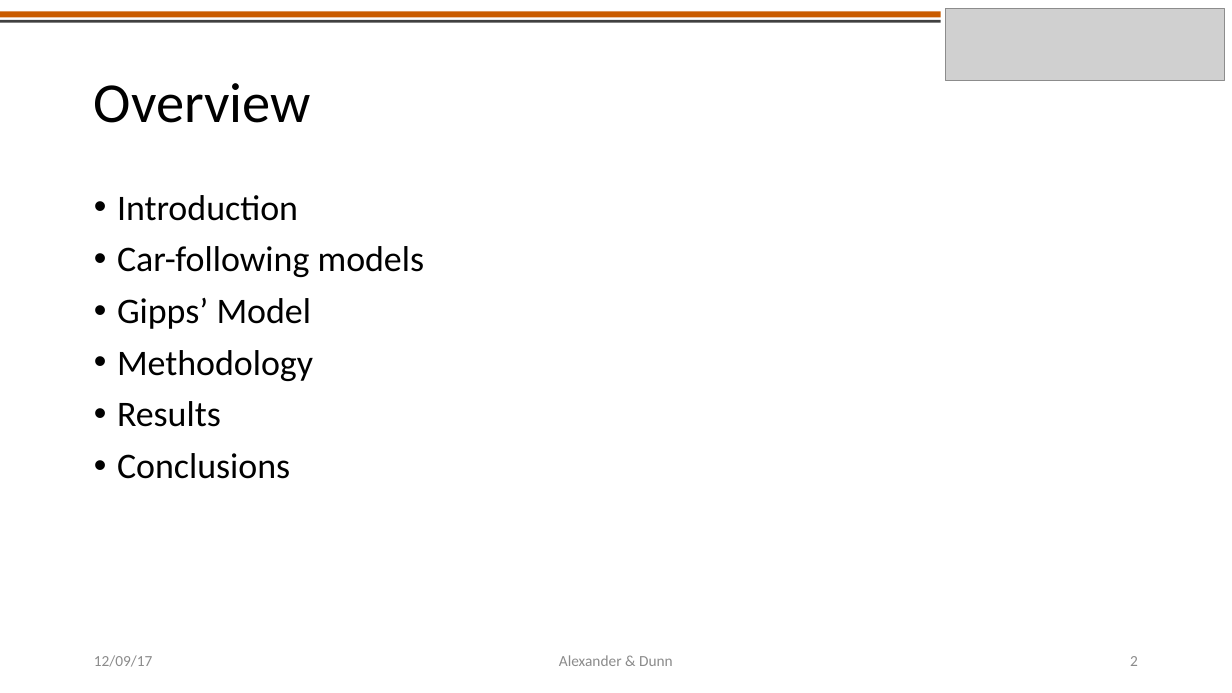
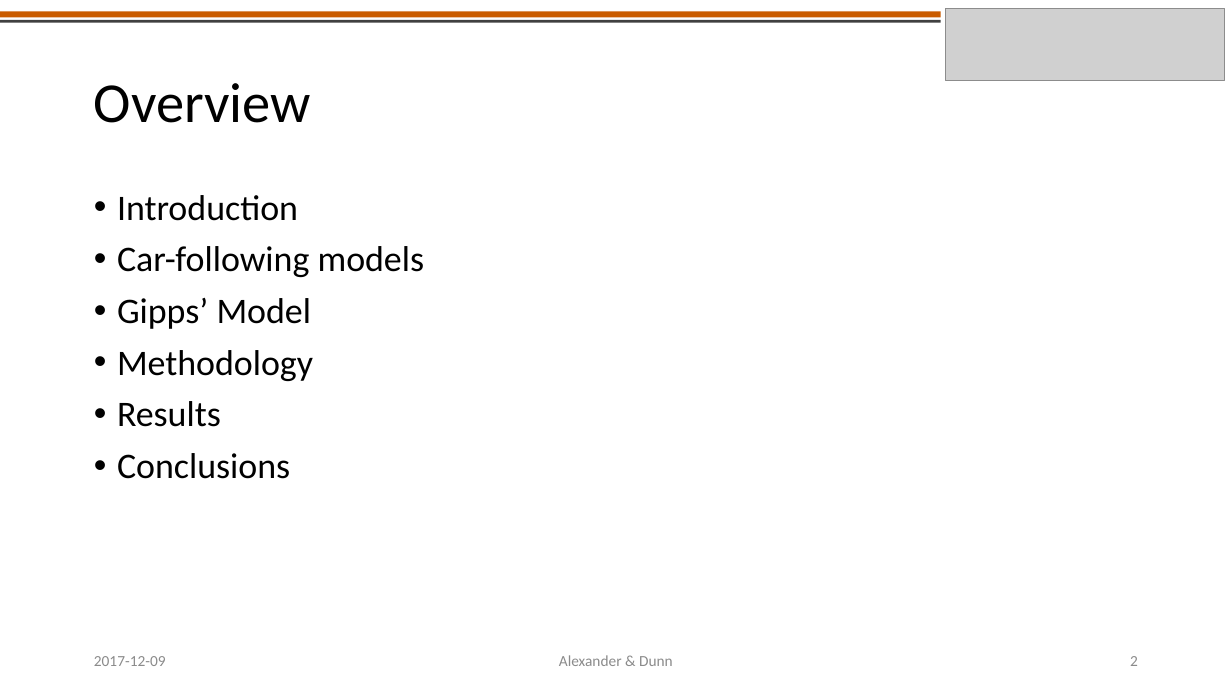
Before and after one commit to americalexander/mrFinishLine, a slide deck: slide 2 of CE391F_project_presentation_alexander_dunn.pptx. Drawn at 1232x693 pixels with LibreOffice and Linux fonts; fonts in the diff are those of the drawing; grey boxes stand for pictures. Boxes give left, top, right and bottom in pixels: in the first picture for what was removed or moved away, otherwise in the second. Text is boxed around its words. In the diff, an @@ line names an element or a change of style, - is before the commit and + after.

```diff
--- a/CE391F_project_presentation_alexander_dunn.pptx
+++ b/CE391F_project_presentation_alexander_dunn.pptx
@@ text at (94,656,166,666): text changed @@
-12/09/17
+2017-12-09
```
Also in this commit, not shown: 9 other slides changed.
